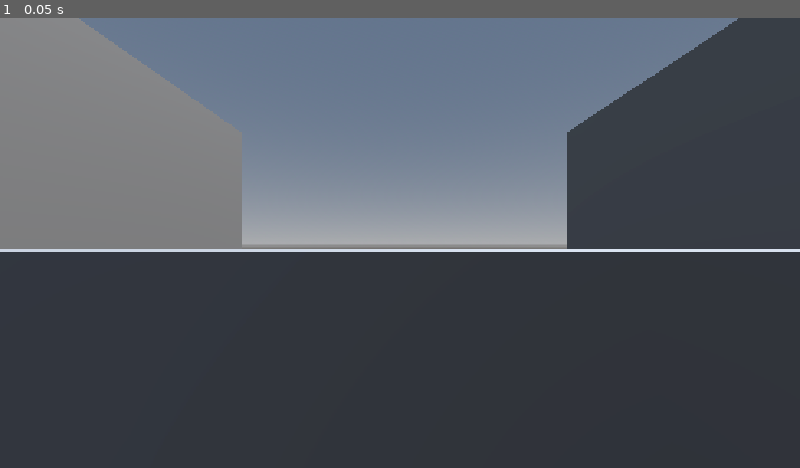
Above: before the commit, frame 1.
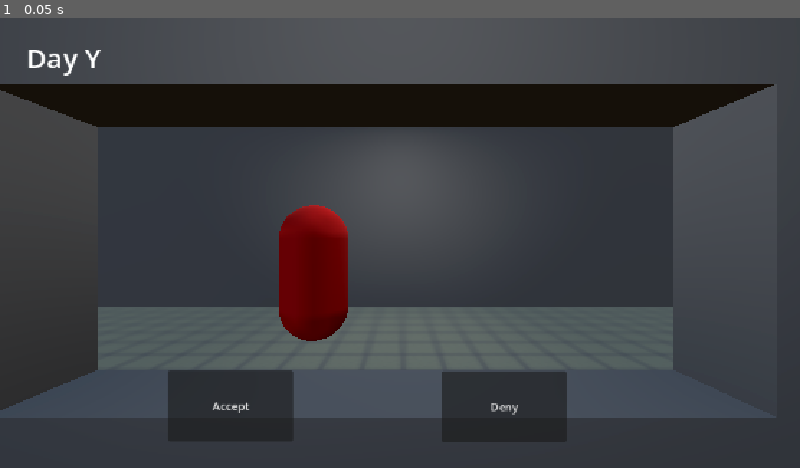
Above: after the commit, the same moment.

Repository: tuff-games-inc/inspector
Game: Godot game, scene res://main.tscn
Two runs of this game, one before a commit and one after it. Both use one fixed random seed, a clock stepped at 60 frames per second and the inputs below.
Inputs:
- Up to frame 1 (0.05 s): no input

The runs differ from the first frame. In frame 1, 57% of the frame differs, in the area x 0-100%, y 0-89%.

Commit message:
add lighting and gui

Diff:
--- a/main.tscn
+++ b/main.tscn
@@ -1,5 +1,6 @@
 [gd_scene format=3 uid="uid://brgtvgcgu52xb"]
 
+[ext_resource type="Script" uid="uid://u1gxo2h6bxmd" path="res://scripts/gui_handler.gd" id="1_0xm2m"]
 [ext_resource type="Texture2D" uid="uid://bfph75i3skap3" path="res://assets/carept01.png" id="1_ig7tw"]
 
 [sub_resource type="ProceduralSkyMaterial" id="ProceduralSkyMaterial_ig7tw"]
@@ -14,6 +15,9 @@
 sky = SubResource("Sky_0xm2m")
 glow_enabled = true
 
+[sub_resource type="LabelSettings" id="LabelSettings_chrx7"]
+font_size = 40
+
 [sub_resource type="PlaneMesh" id="PlaneMesh_chrx7"]
 
 [sub_resource type="StandardMaterial3D" id="StandardMaterial3D_ijsla"]
@@ -23,6 +27,11 @@
 
 [sub_resource type="BoxMesh" id="BoxMesh_g4v7s"]
 size = Vector3(1.6899414, 5.0573425, 2.5114746)
+
+[sub_resource type="CapsuleMesh" id="CapsuleMesh_chrx7"]
+
+[sub_resource type="StandardMaterial3D" id="StandardMaterial3D_62d1j"]
+albedo_color = Color(1, 0, 0, 1)
 
 [node name="Node3D" type="Node3D" unique_id=586525987]
 
@@ -35,6 +44,37 @@
 
 [node name="Camera3D" type="Camera3D" parent="." unique_id=1588991838]
 transform = Transform3D(1, 0, 0, 0, 1, 0, 0, 0, 1, 0, 1.4455512, 0)
+
+[node name="GUI" type="Node2D" parent="Camera3D" unique_id=1759227123]
+position = Vector2(4.9834595, 3.652893)
+script = ExtResource("1_0xm2m")
+
+[node name="Day" type="Label" parent="Camera3D/GUI" unique_id=1748189314]
+offset_left = 33.01654
+offset_top = 26.347107
+offset_right = 141.01654
+offset_bottom = 81.34711
+text = "Day Y"
+label_settings = SubResource("LabelSettings_chrx7")
+metadata/_edit_use_anchors_ = true
+
+[node name="Accept" type="Button" parent="Camera3D/GUI" unique_id=814988121]
+offset_left = 237.01654
+offset_top = 504.3471
+offset_right = 417.01654
+offset_bottom = 606.3471
+text = "Accept"
+
+[node name="Deny" type="Button" parent="Camera3D/GUI" unique_id=363083437]
+offset_left = 631.01654
+offset_top = 505.3471
+offset_right = 811.01654
+offset_bottom = 607.3471
+text = "Deny
+"
+
+[node name="Timer" type="Timer" parent="Camera3D/GUI" unique_id=926219055]
+wait_time = 300.0
 
 [node name="MeshInstance3D" type="MeshInstance3D" parent="." unique_id=2126053060]
 transform = Transform3D(10.917521, 0, 0, 0, 1, 0, 0, 0, 10.562249, 0, 0, -6.1470747)
@@ -50,5 +90,42 @@
 mesh = SubResource("BoxMesh_g4v7s")
 
 [node name="MeshInstance3D4" type="MeshInstance3D" parent="." unique_id=9968653]
-transform = Transform3D(-1.733884e-08, 0, -8.028268, 0, 0.38906533, 0, 0.3966664, 0, -3.5092674e-07, 0.097753525, 0.40398097, -2.110262)
+transform = Transform3D(-1.733884e-08, 0, -8.028268, 0, 0.38906533, 0, 0.3966664, 0, -3.5092674e-07, 0.097753525, -0.596019, -2.110262)
 mesh = SubResource("BoxMesh_g4v7s")
+
+[node name="MeshInstance3D5" type="MeshInstance3D" parent="." unique_id=1757455802]
+transform = Transform3D(-1.733884e-08, 0, -8.028268, 0, 0.38906533, 0, 0.3966664, 0, -3.5092674e-07, 0.097753525, 3.3947132, -2.110262)
+mesh = SubResource("BoxMesh_g4v7s")
+
+[node name="MeshInstance3D9" type="MeshInstance3D" parent="." unique_id=1672804218]
+transform = Transform3D(-5.4550287e-07, 0, -8.028264, 0, 0.031273335, 0, 12.479651, 0, -3.509266e-07, 0.097753525, 4.397182, -4.9104404)
+mesh = SubResource("BoxMesh_g4v7s")
+
+[node name="MeshInstance3D8" type="MeshInstance3D" parent="." unique_id=2084342583]
+transform = Transform3D(-1.733884e-08, 0, -8.028268, 0, 1.8243713, 0, 0.3966664, 0, -3.5092674e-07, 0.097753525, 3.3947132, -6.959781)
+mesh = SubResource("BoxMesh_g4v7s")
+
+[node name="MeshInstance3D10" type="MeshInstance3D" parent="." unique_id=96797374]
+transform = Transform3D(-1.733884e-08, 0, -8.028268, 0, 1.8243713, 0, 0.3966664, 0, -3.5092674e-07, 0.097753525, 3.3947132, 3.739005)
+mesh = SubResource("BoxMesh_g4v7s")
+
+[node name="MeshInstance3D6" type="MeshInstance3D" parent="." unique_id=633772338]
+transform = Transform3D(-1.7338838e-08, 0, -0.58034724, 0, 0.42981243, 0, 0.39666638, 0, -2.5367784e-08, -3.24918, 1.3565559, -2.110262)
+mesh = SubResource("BoxMesh_g4v7s")
+
+[node name="MeshInstance3D7" type="MeshInstance3D" parent="." unique_id=1845678018]
+transform = Transform3D(-1.7338838e-08, 0, -0.58034724, 0, 0.42981243, 0, 0.39666638, 0, -2.5367784e-08, 3.0107725, 1.3565559, -2.110262)
+mesh = SubResource("BoxMesh_g4v7s")
+
+[node name="AreaLight3D" type="AreaLight3D" parent="." unique_id=1242343210]
+transform = Transform3D(1, 0, 0, 0, 0.0003915588, 0.99999994, 0, -0.99999994, 0.0003915588, 0, 4.2091675, -4.608352)
+
+[node name="AreaLight3D2" type="AreaLight3D" parent="." unique_id=1931238397]
+transform = Transform3D(1, 0, 0, 0, 0.0003915588, 0.99999994, 0, -0.99999994, 0.0003915588, 0, 4.2091675, 0.43545532)
+
+[node name="MeshInstance3D11" type="MeshInstance3D" parent="." unique_id=1072396082]
+transform = Transform3D(1, 0, 0, 0, 1, 0, 0, 0, 1, -1.2726346, 1.0058713, -4.3818326)
+mesh = SubResource("CapsuleMesh_chrx7")
+surface_material_override/0 = SubResource("StandardMaterial3D_62d1j")
+
+[connection signal="timeout" from="Camera3D/GUI/Timer" to="Camera3D/GUI" method="_on_timer_timeout"]
--- /dev/null
+++ b/scripts/gui_handler.gd
@@ -0,0 +1,15 @@
+extends Node2D
+
+
+# Called when the node enters the scene tree for the first time.
+func _ready() -> void:
+	pass # Replace with function body.
+
+
+# Called every frame. 'delta' is the elapsed time since the previous frame.
+func _process(delta: float) -> void:
+	pass
+
+
+func _on_timer_timeout() -> void:
+	pass # Replace with function body.
Not shown, added: scripts/gui_handler.gd.uid
